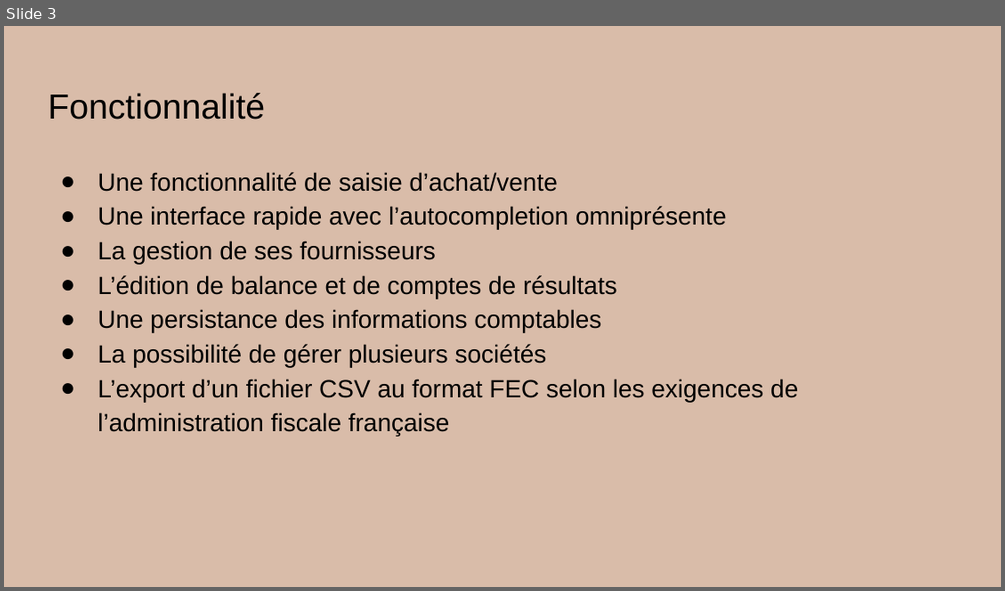
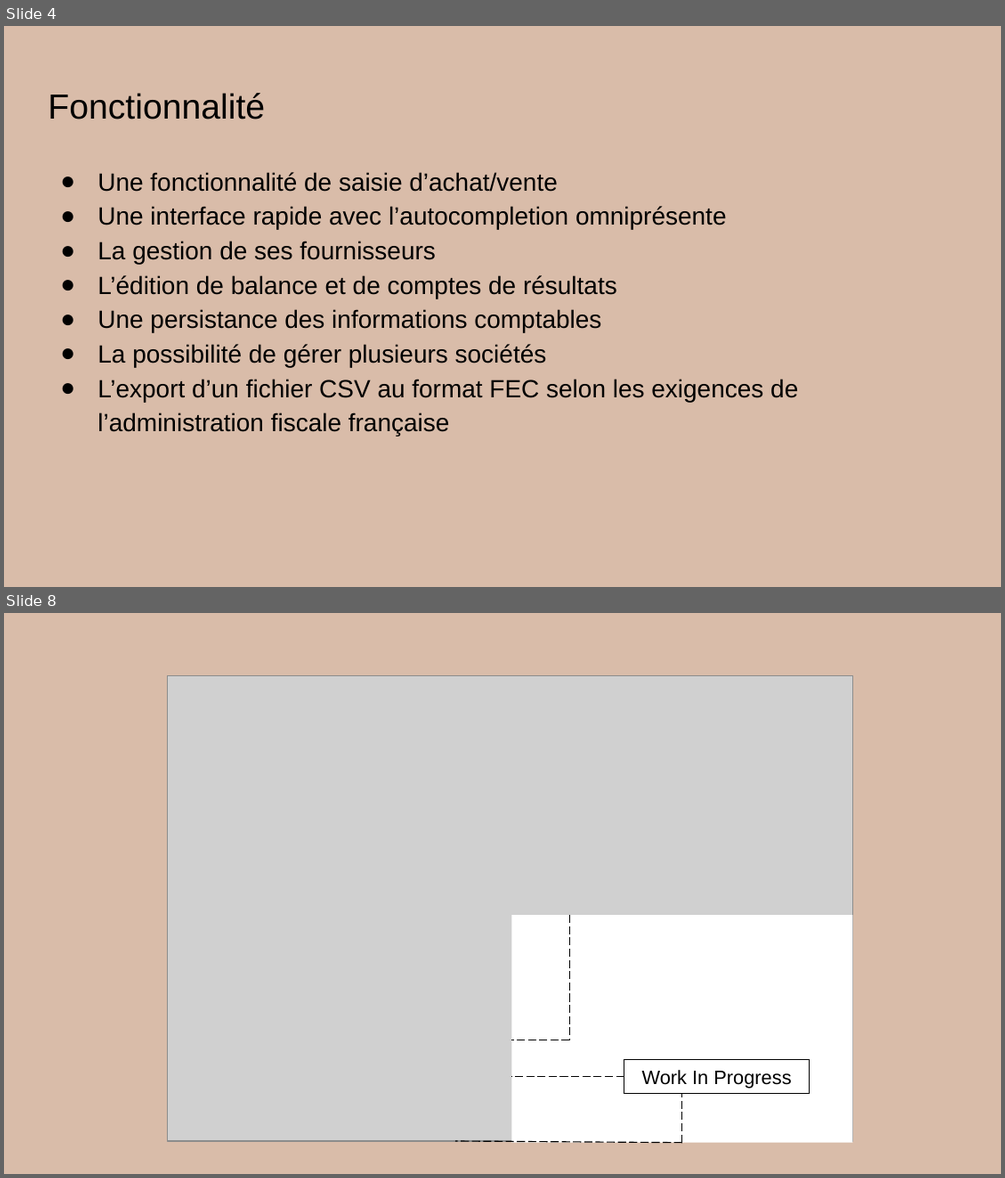
Before and after one commit to Tartopoiro/ITFAM-depreciated-, a slide deck: AccountX.pptx. Shown one above the other, each under a label of ours: slide 3 before the commit, slides 4 and 8 after it; the slides between them are not shown. The pictures are 1005x591 and 1005x1178 pixels, drawn with LibreOffice and Linux fonts; fonts in the diff are those of the drawing; grey boxes stand for pictures; background and template pictures are left out. Boxes give left, top, right and bottom in pixels: in the first picture for what was removed or moved away, otherwise in the second. Text is boxed around its words. In the diff, an @@ line names an element or a change of style, - is before the commit and + after.

```diff
--- a/AccountX.pptx
+++ b/AccountX.pptx
@@ slide 8 added at (4,613,1001,1174), background #D9BCA9 @@
@@ group added at (168,676,852,1143): 3 lines, 2 rectangles, 1 picture @@
+Work In Progress
@@ line added from (682, 1143) to (682, 1094), #000000 0.75 pt dashed @@
@@ line added from (682, 1143) to (455, 1142), #000000 0.75 pt dashed @@
@@ what was slide 3 is now slide 4 @@
```
Also in this commit, not shown: 3 slides changed, 8 other slides added, 4 other files.
